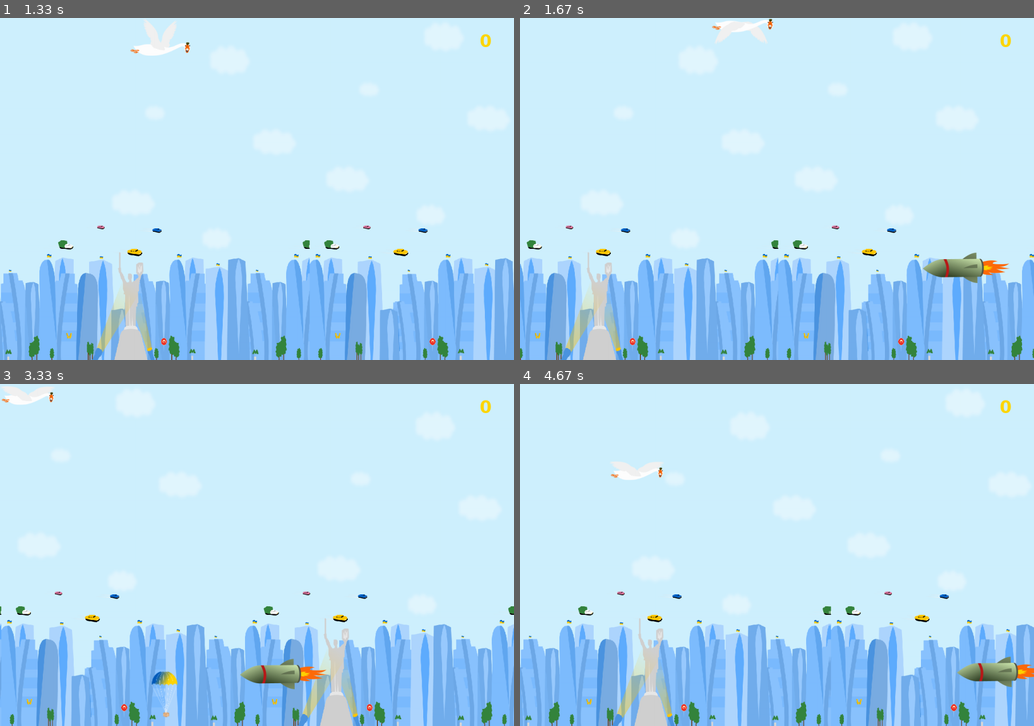
Above: before the commit, frames 1-4 (two rows, left to right).
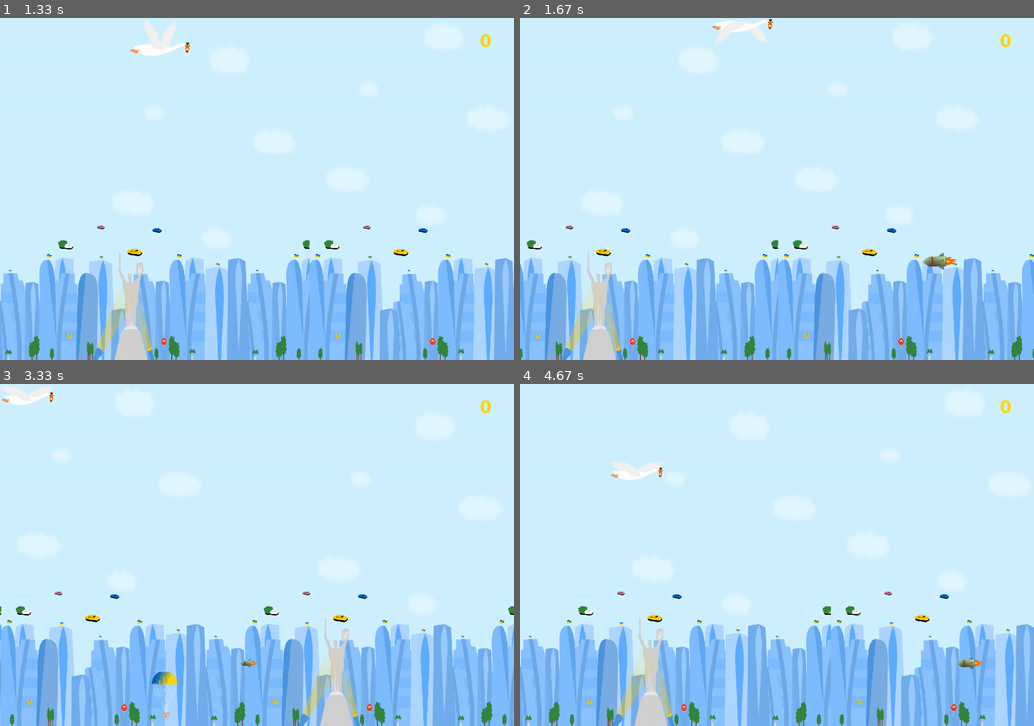
Above: after the commit, the same moments.

Repository: Michael-Kiniaiev/py-game
Game: pygame game, started from main.py
Same seed, same stepped clock (60 frames per second), same inputs: the game is played once before the commit and once after it.
Inputs:
- Up to frame 1 (1.33 s): hold Right 0.33-0.8 s; hold Up 0.83-1.13 s; hold Right from 1.17 s (still down)
- Up to frame 2 (1.67 s): release Right at 1.63 s
- Up to frame 3 (3.33 s): hold Left 1.67-2.2 s; hold Down 2.23-2.53 s; hold Left 2.57-2.97 s; hold Up from 3 s (still down)
- Up to frame 4 (4.67 s): release Up at 3.37 s; hold Right 3.4-4.03 s; hold Down 4.07-4.43 s; hold Left from 4.47 s (still down)

Frame 1 is identical in both runs. In frame 2, 0.8% of the frame differs, in the area x 78-96%, y 68-78%; in frame 3, 0.8%; in frame 4, 0.8%.

Commit message:
add random size enemies

Diff:
--- a/main.py
+++ b/main.py
@@ -43,10 +43,11 @@
 player_move_up = [-0, -4]
 player_move_right = [4, 0]
 player_move_left = [-4, -0]
+enemy_sizes = ((40, 20), (120, 60), (60, 30), (80, 40))
 
 def create_enemy():
     enemy_size = (10, 10)
-    enemy = pygame.image.load('py-game/enemy.png').convert_alpha()
+    enemy = pygame.transform.scale(pygame.image.load('py-game/enemy.png').convert_alpha(), (random.choice(enemy_sizes)))
     enemy_rect = pygame.Rect(WIDTH, random.randint(100, 700), *enemy_size)
     enemy_move = [random.randint(-18, -6), random.randint(-2, 2)]
     return [enemy, enemy_rect, enemy_move]
